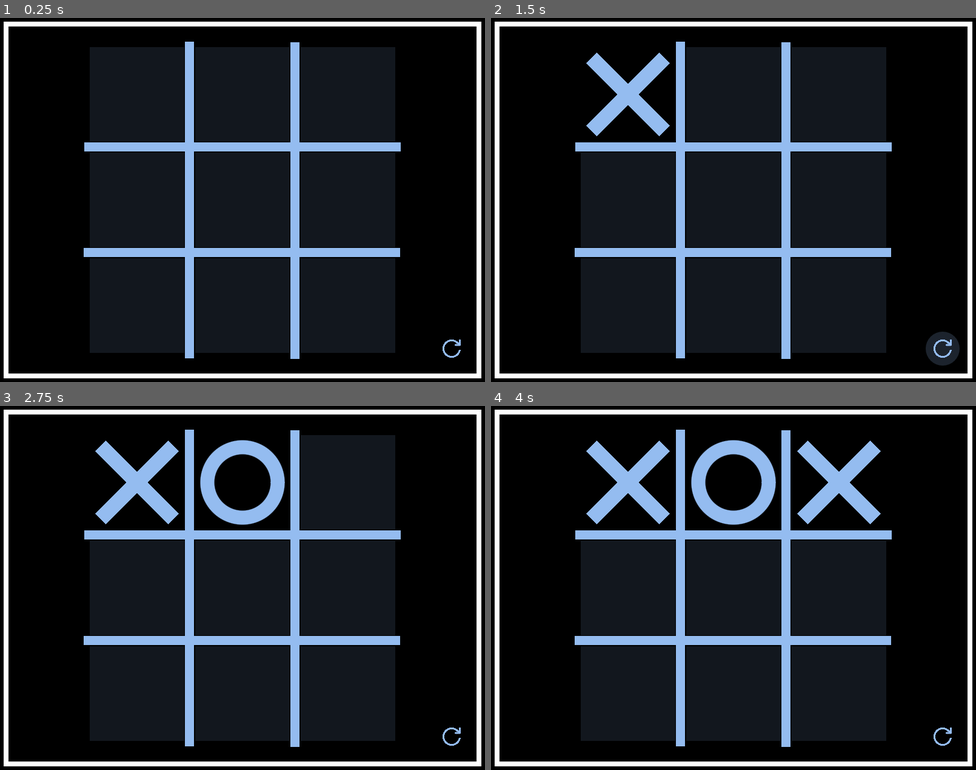
Above: before the commit, frames 1-4 (two rows, left to right).
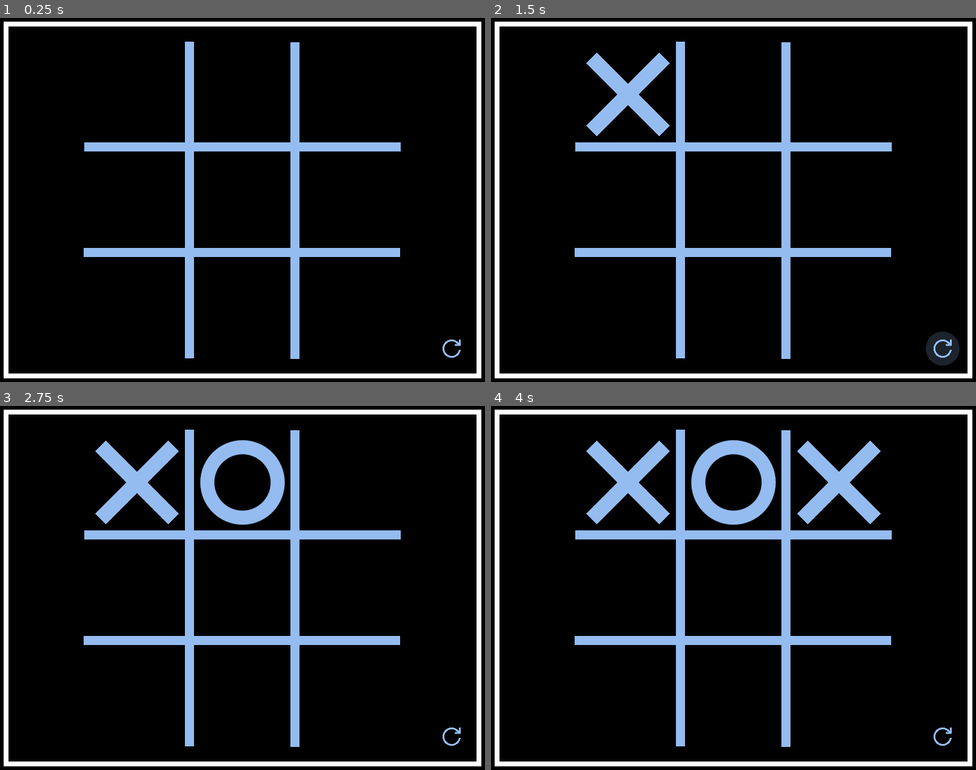
Above: after the commit, the same moments.

Repository: joshuafolkken/tic-tac-toe
Game: Godot game, scene res://scenes/main.tscn
Same seed, same stepped clock (60 frames per second), same inputs: the game is played once before the commit and once after it.
Inputs (mouse positions are in pixels of both pictures, inside the frame that each line leads up to):
- Up to frame 1 (0.25 s): no input
- Up to frame 2 (1.5 s): click (626, 94) at 0.52 s; click (942, 349) at 1.25 s
- Up to frame 3 (2.75 s): click (242, 482) at 2.02 s
- Up to frame 4 (4 s): click (942, 737) at 2.75 s; click (840, 482) at 3.52 s

The runs differ from the first frame. In frame 1, 46% of the frame differs, in the area x 18-82%, y 8-92%; in frame 2, 41%; in frame 3, 35%; in frame 4, 30%.

Commit message:
Theme #52 unified style

Diff:
--- a/scenes/cell_button.tscn
+++ b/scenes/cell_button.tscn
@@ -3,13 +3,13 @@
 [sub_resource type="StyleBoxEmpty" id="StyleBoxEmpty_m1rbc"]
 
 [sub_resource type="StyleBoxFlat" id="StyleBoxFlat_44ba4"]
-bg_color = Color(0.580392, 0.737255, 0.941176, 0.25098)
+bg_color = Color(0.580392, 0.737255, 0.941176, 0.188235)
 
 [sub_resource type="StyleBoxFlat" id="StyleBoxFlat_fc2yo"]
-bg_color = Color(0.580392, 0.737255, 0.941176, 0.501961)
+bg_color = Color(0.580392, 0.737255, 0.941176, 0.376471)
 
 [sub_resource type="StyleBoxFlat" id="StyleBoxFlat_p4m18"]
-bg_color = Color(0.580392, 0.737255, 0.941176, 0.12549)
+bg_color = Color(0.580392, 0.737255, 0.941176, 0)
 
 [node name="CellButton" type="Button"]
 offset_right = 156.0
